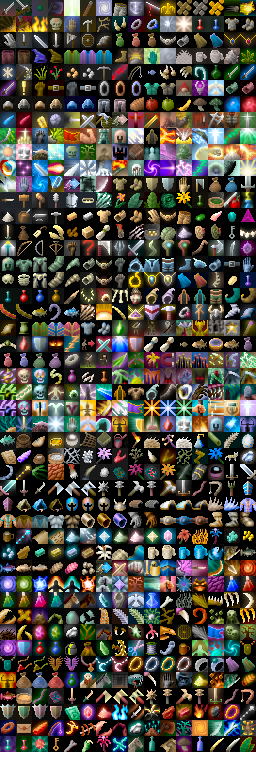
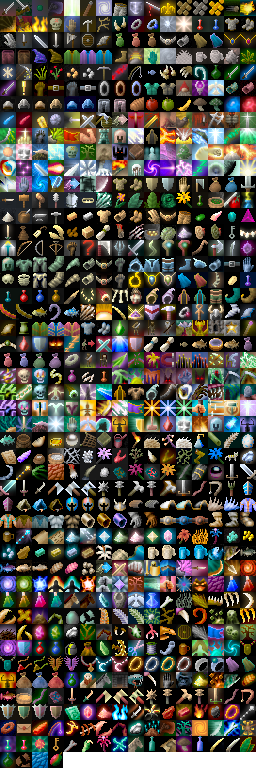
The second 256x768 image is a revision of the first. Changes to its layers:
painted on "Background" over [3,753,31,767]
painted on "shade" over [0,752,63,768]
